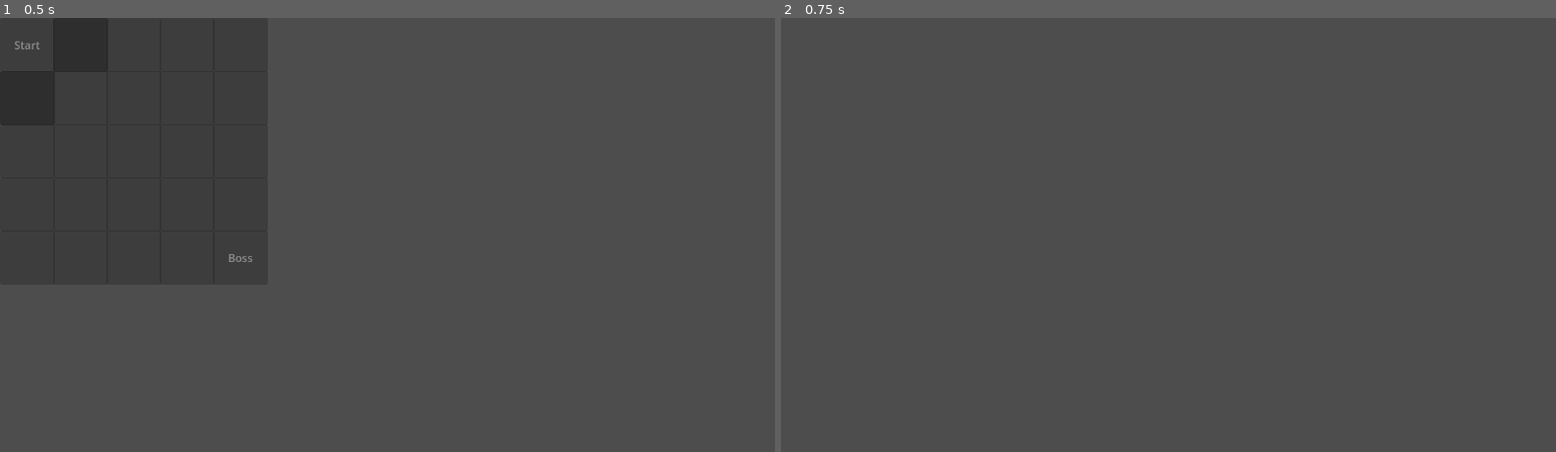
Above: before the commit, frames 1-2 (left to right).
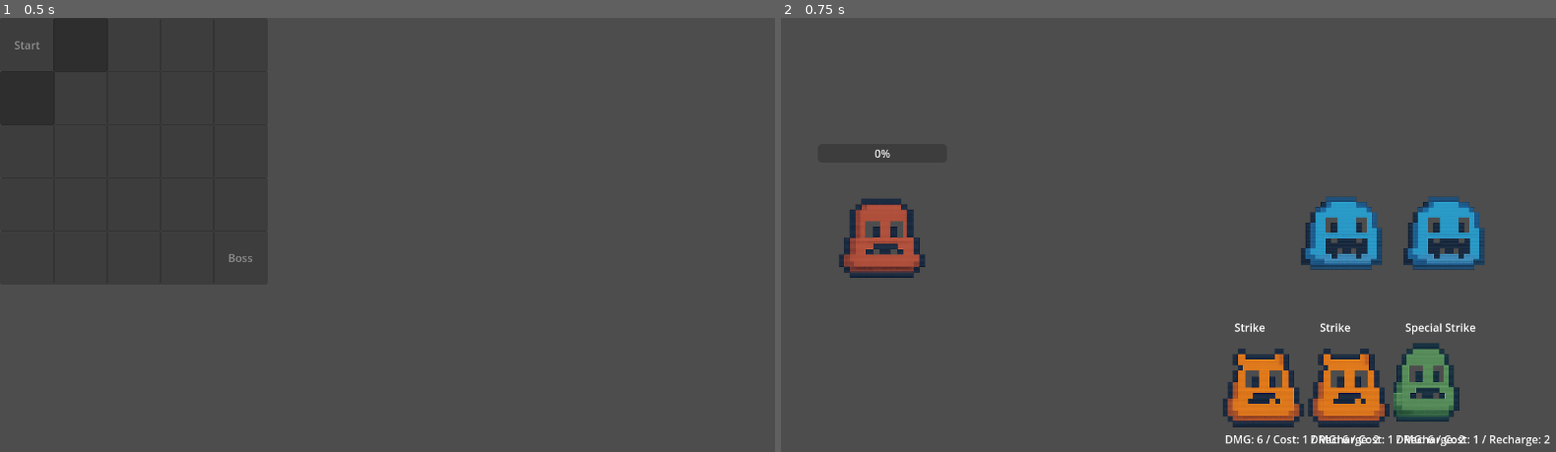
Above: after the commit, the same moments.

Repository: BKZeigler/Chimeric
Game: Godot game, scene res://scenes/scene_switcher.tscn
The game is run twice, just before and just after one commit, with the same random seed, the same clock (stepped at 60 frames per second) and the same inputs.
Inputs (mouse positions are in pixels of both pictures, inside the frame that each line leads up to):
- Up to frame 1 (0.5 s): no input
- Up to frame 2 (0.75 s): click (858, 44) at 0.52 s

Frame 1 is identical in both runs. In frame 2, 8.9% of the frame differs, in the area x 7-100%, y 30-99%.
Error before the commit: Parse Error: Preload file "res://cards/Strike.tres" does not exist. (res://events/battleGeneral/battle_manager.gd:9)

Commit message:
Added bleed to special strike

Diff:
--- a/cards/SpecialStrike/SpecialStrike.gd
+++ b/cards/SpecialStrike/SpecialStrike.gd
@@ -3,6 +3,8 @@
 class_name SpecialStrike
 
 func execute(user, target):
+	print("This strike is special!!!")
 	super.execute(user, target)
 
-	print("This strike was special!")
+	if target.has_method("apply_status"):
+		target.apply_status("bleed", {"damage": 1, "duration": 3})
--- a/cards/SpecialStrike/SpecialStrike.tres
+++ /dev/null
@@ -1,13 +0,0 @@
-[gd_resource type="Resource" script_class="Attack" load_steps=3 format=3 uid="uid://nekspg80qwc0"]
-
-[ext_resource type="Script" uid="uid://ct0mjukewvshm" path="res://scripts/attacks/attack.gd" id="1_q0rmh"]
-[ext_resource type="Texture2D" uid="uid://bipkggk1onrox" path="res://assets/temp_textures/green_slime.png" id="2_ksoqt"]
-
-[resource]
-script = ExtResource("1_q0rmh")
-name = "Special Strike"
-damage = 5
-cost = 2
-recharge = 2
-sprite_texture = ExtResource("2_ksoqt")
-metadata/_custom_type_script = "uid://ct0mjukewvshm"
--- /dev/null
+++ b/cards/SpecialStrike/special_strike.tres
@@ -0,0 +1,13 @@
+[gd_resource type="Resource" script_class="SpecialStrike" load_steps=3 format=3 uid="uid://be451os1xiwng"]
+
+[ext_resource type="Script" uid="uid://bw5aq13beafsa" path="res://cards/SpecialStrike/SpecialStrike.gd" id="1_rqk1k"]
+[ext_resource type="Texture2D" uid="uid://bipkggk1onrox" path="res://assets/temp_textures/green_slime.png" id="2_vkkd7"]
+
+[resource]
+script = ExtResource("1_rqk1k")
+name = "Special Strike"
+damage = 6
+cost = 1
+recharge = 2
+sprite_texture = ExtResource("2_vkkd7")
+metadata/_custom_type_script = "uid://bw5aq13beafsa"
--- a/events/battleGeneral/battle_manager.gd
+++ b/events/battleGeneral/battle_manager.gd
@@ -6,7 +6,8 @@
 
 var enemy_scene_paths: Array[String] = []
 var alive_enemies: Array[Node] = []
-var strike = preload("res://cards/Strike.tres")
+var strike = preload("res://cards/Strike/Strike.tres")
+var special_strike = preload("res://cards/SpecialStrike/special_strike.tres")
 var current_enemy_index = 0
 var player_hand: Array = []
 
@@ -26,7 +27,7 @@
 
 		spawn_card(strike)
 		spawn_card(strike)
-		spawn_card(strike)
+		spawn_card(special_strike)
 
 func spawn_enemies_from_data():
 	enemy_container.get_children().map(func(child): child.queue_free()) #remove any enemies in seen before fight
--- a/scenes/card.gd
+++ b/scenes/card.gd
@@ -48,8 +48,9 @@
 	if is_ready():
 		if BattleState.spend_mana(attack.cost):
 			cooldown_remaining = attack.recharge
-			if target.has_method("take_damage"):
-				target.take_damage(attack.damage)
+			attack.execute(self, target)
+			#if target.has_method("take_damage"):
+				#target.take_damage(attack.damage)
 		else:
 			print("Not enough mana")
 	else:
--- a/scripts/enemy.gd
+++ b/scripts/enemy.gd
@@ -10,6 +10,7 @@
 @export var enemy_name := "Enemy"
 
 var current_health := 0
+var statuses = []
 
 func _ready():
 	current_health = max_health
@@ -26,6 +27,19 @@
 	print("I'm at " + str(current_health)  + " health")
 	if current_health <= 0:
 		die()
+
+func apply_status(type: String, data: Dictionary):
+	statuses.append({"type": type, "data": data, "turns_left": data.get("duration", 1)})
+
+func process_statuses():
+	for status in statuses:
+		match status.type:
+			"bleed":
+				take_damage(status.data.damage)
+			"weakness":
+				pass
+		status.turns_left -= 1
+	statuses = statuses.filter(func(s): return s.turns_left > 0)
 
 func die():
 	print("I died!!")
@@ -46,6 +60,7 @@
 
 func enemy_fight_pattern():
 	if BattleState.is_player_turn == false:
+		process_statuses()
 		print("Super enemy blast attack!")
 
 
